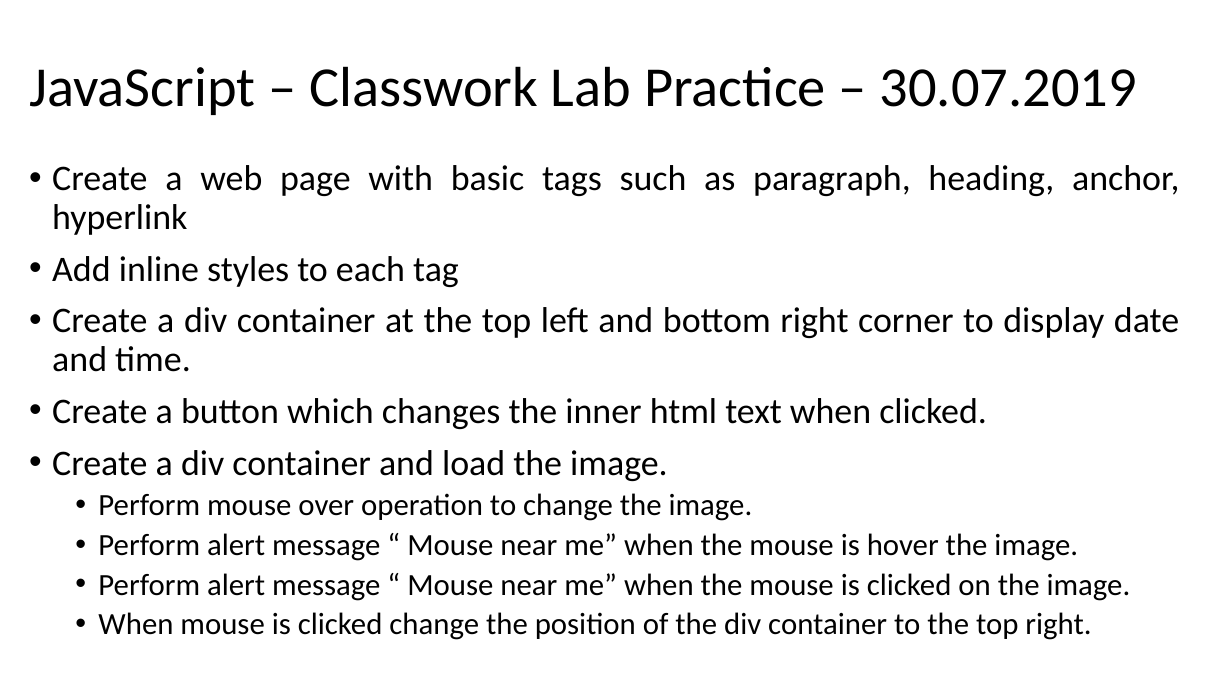
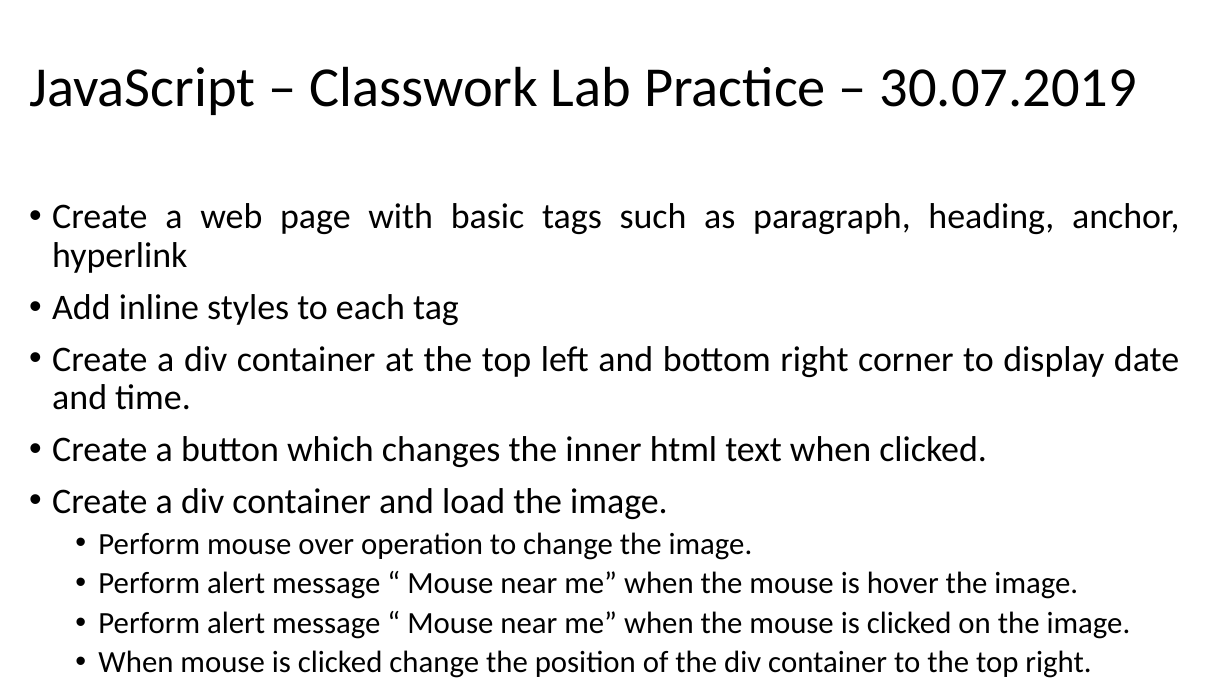
Before and after one commit to sibichakkaravarthy/CSE4004--WebTechnologies, a slide deck: slide 36 of WT_LAB.pptx. Drawn at 1232x693 pixels with LibreOffice and Linux fonts; fonts in the diff are those of the drawing. Boxes give left, top, right and bottom in pixels: in the first picture for what was removed or moved away, otherwise in the second. Text is boxed around its words. In the diff, an @@ line names an element or a change of style, - is before the commit and + after.

```diff
--- a/WT_LAB.pptx
+++ b/WT_LAB.pptx
@@ text "Create a web page with ...": place and size @@
-text "Create a web page with ..." at [52,165,1179,640]
+text "Create a web page with ..." at [52,203,1179,678]
```
Also in this commit, not shown: 27 other files.
